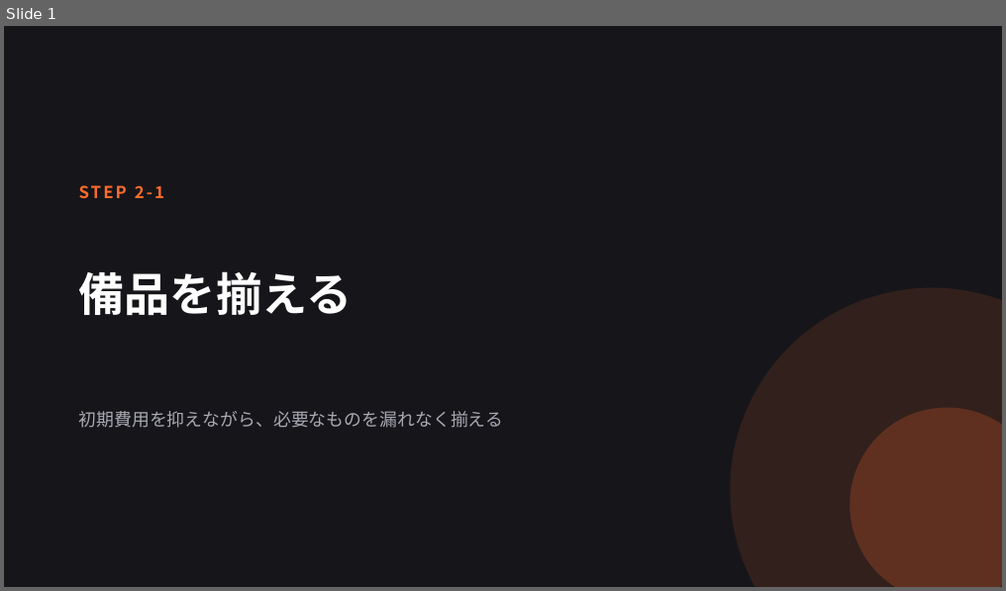
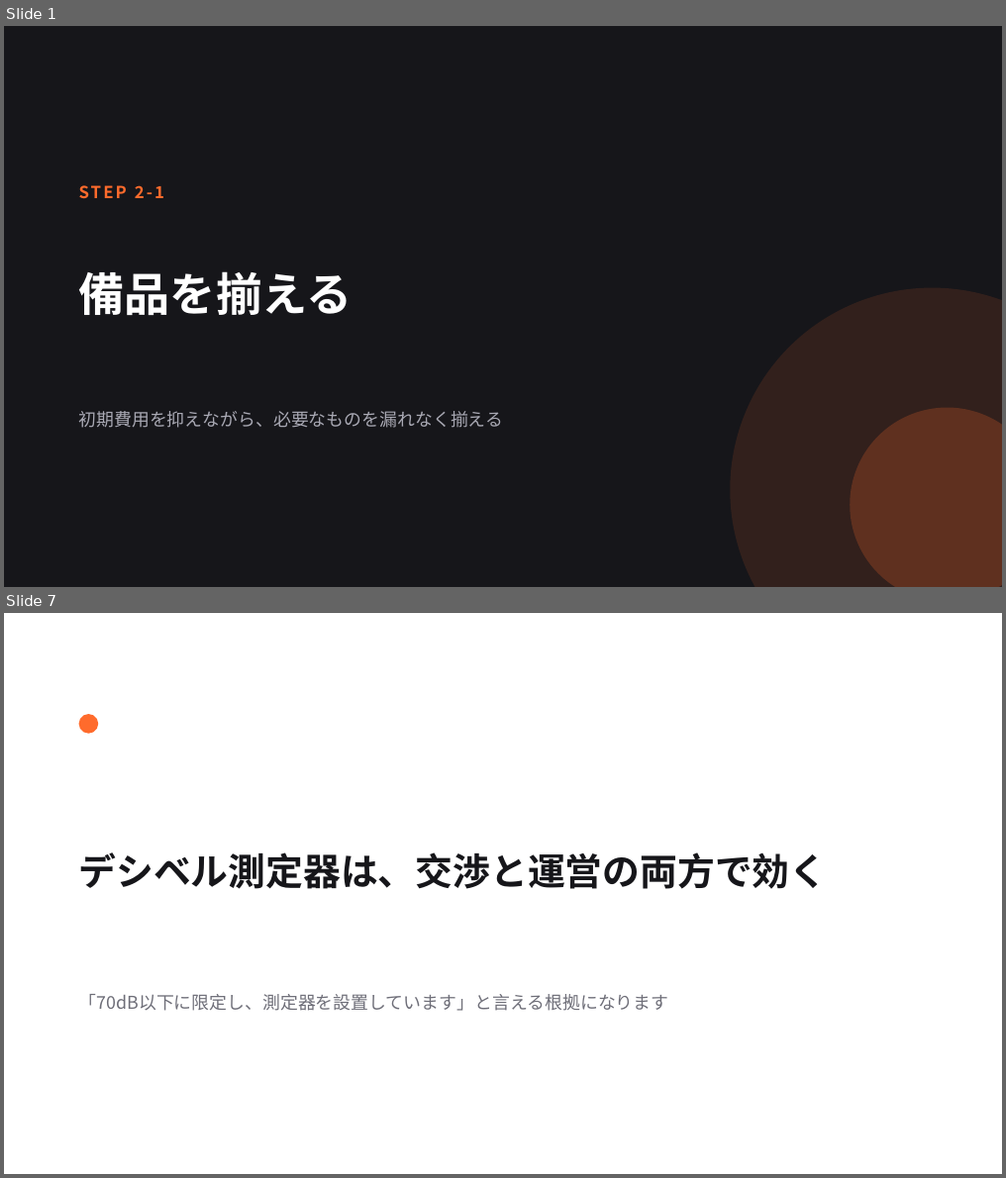
Before and after one commit to sou1104pc-ops/task-matrix, a slide deck: slides/11_備品を揃える.pptx. Shown one above the other, each under a label of ours: slide 1 before the commit, slides 1 and 7 after it; the slides between them are not shown. The pictures are 1006x591 and 1006x1178 pixels, drawn with LibreOffice and Linux fonts; fonts in the diff are those of the drawing. Boxes give left, top, right and bottom in pixels: in the first picture for what was removed or moved away, otherwise in the second. Text is boxed around its words. In the diff, an @@ line names an element or a change of style, - is before the commit and + after.

```diff
--- a/slides/11_備品を揃える.pptx
+++ b/slides/11_備品を揃える.pptx
@@ slide 7 added at box(4, 613, 1002, 1174), background #FFFFFF @@
@@ ellipse added at box(79, 714, 98, 734), fill #FF6B2C @@
@@ text added at box(79, 853, 828, 889), 36 pt, text #16161A, bold @@
+デシベル測定器は、交渉と運営の両方で効く
@@ text added at box(79, 994, 669, 1011), 17 pt, text #6E6E78 @@
+「70dB以下に限定し、測定器を設置しています」と言える根拠になります
```
Also in this commit, not shown: 2 slides changed, 21 other slides added, 3 slides removed, 19 other files.
